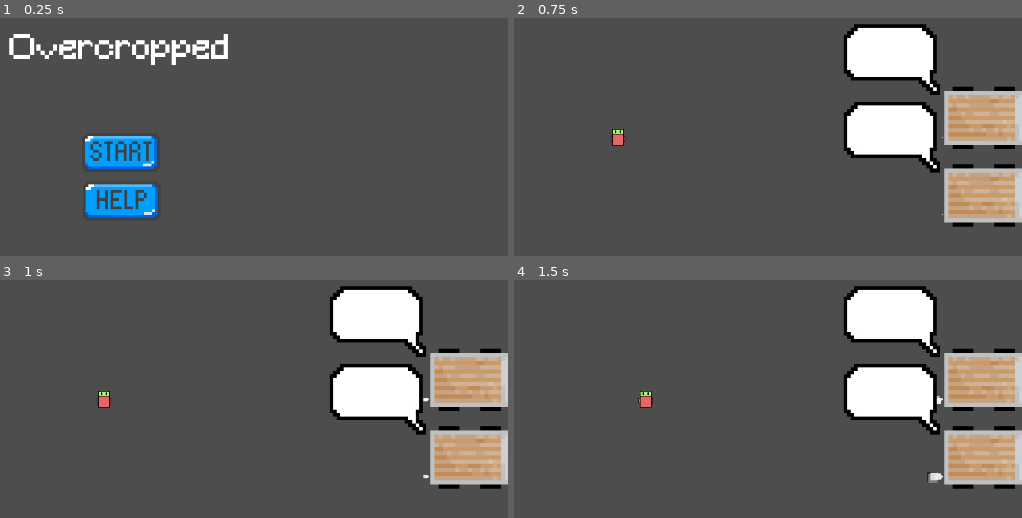
Above: before the commit, frames 1-4 (two rows, left to right).
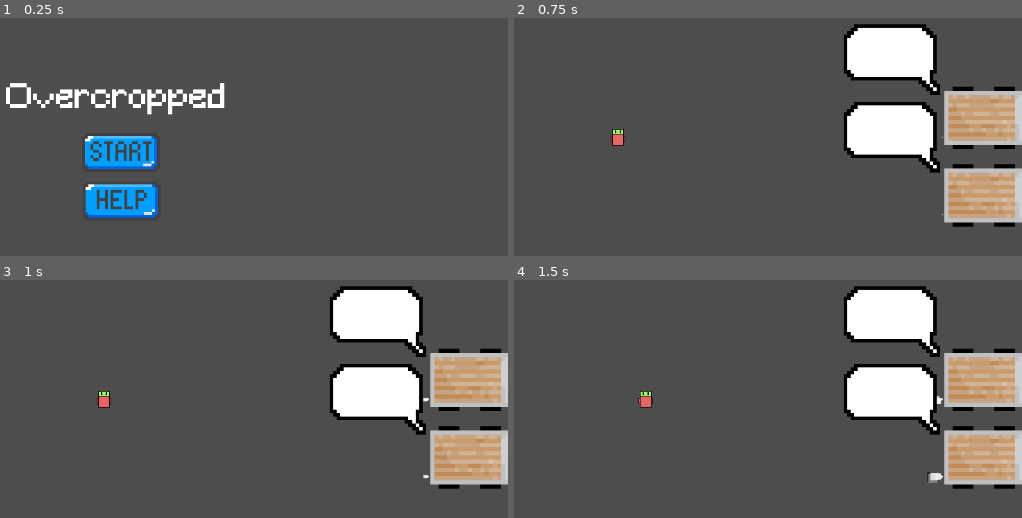
Above: after the commit, the same moments.

Repository: Bratah123/NewYearNewSkillsJam
Game: Godot game, scene res://game/main_menu.tscn
Two runs of this game, one before a commit and one after it. Both use one fixed random seed, a clock stepped at 60 frames per second and the inputs below.
Inputs (mouse positions are in pixels of both pictures, inside the frame that each line leads up to):
- Up to frame 1 (0.25 s): no input
- Up to frame 2 (0.75 s): click (635, 153) at 0.5 s
- Up to frame 3 (1 s): no input
- Up to frame 4 (1.5 s): tap Enter at 1.25 s; hold D (right) from 1.28 s (still down)

The runs differ from the first frame. In frame 1, 3.9% of the frame differs, in the area x 1-45%, y 6-41%; in frame 2, nothing differs; in frame 3, nothing differs; in frame 4, nothing differs.

Commit message:
CHORE: Change position of 'overcropped' in main menu

Diff:
--- a/game/main_menu.tscn
+++ b/game/main_menu.tscn
@@ -31,12 +31,13 @@
 stretch_mode = 3
 
 [node name="Label" type="Label" parent="."]
-offset_left = 433.0
-offset_top = 166.0
-offset_right = 751.0
-offset_bottom = 214.0
+offset_left = 392.0
+offset_top = 237.0
+offset_right = 782.0
+offset_bottom = 285.0
 theme_override_fonts/font = ExtResource("4_6cenq")
 theme_override_font_sizes/font_size = 48
 text = "Overcropped"
+horizontal_alignment = 1
 
 [connection signal="pressed" from="Start" to="." method="_on_texture_button_pressed"]
Not shown: 1 places in game/game.tscn that only renumber resources
Not shown: 1 places in game/player.tscn that only renumber resources
